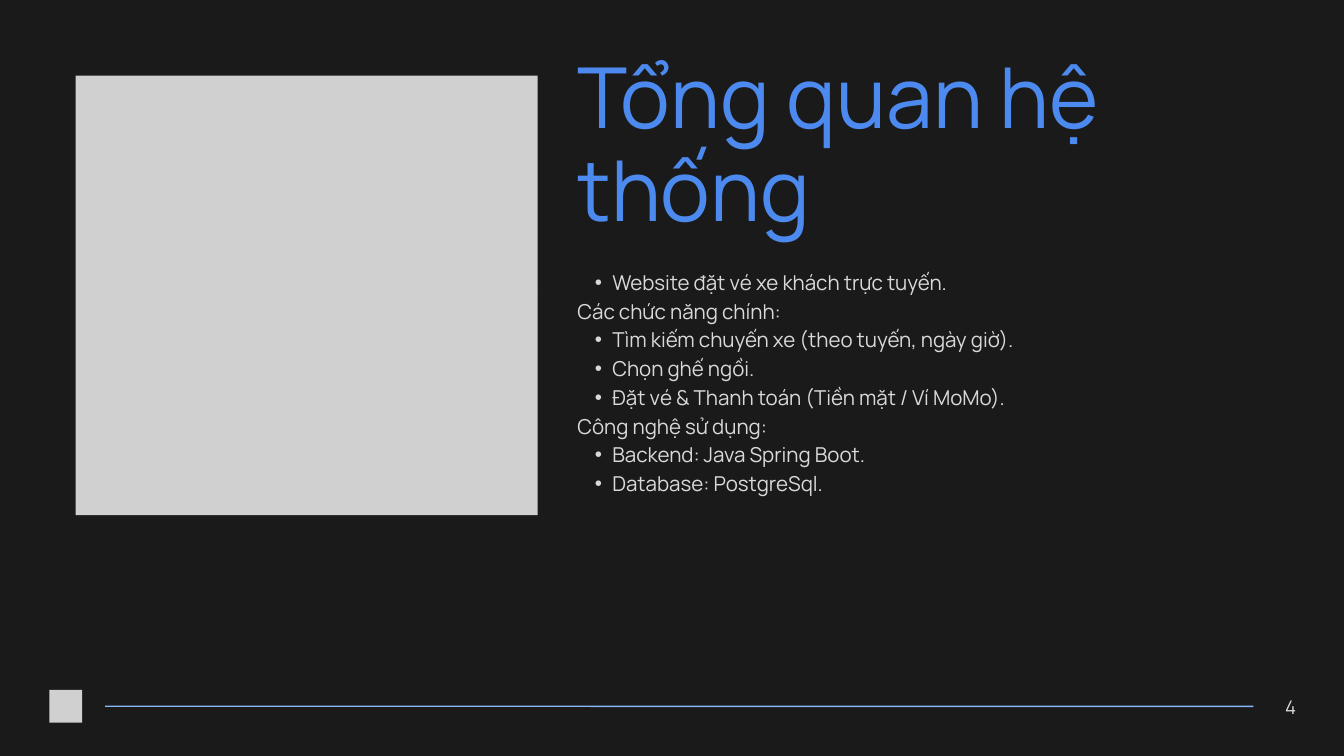
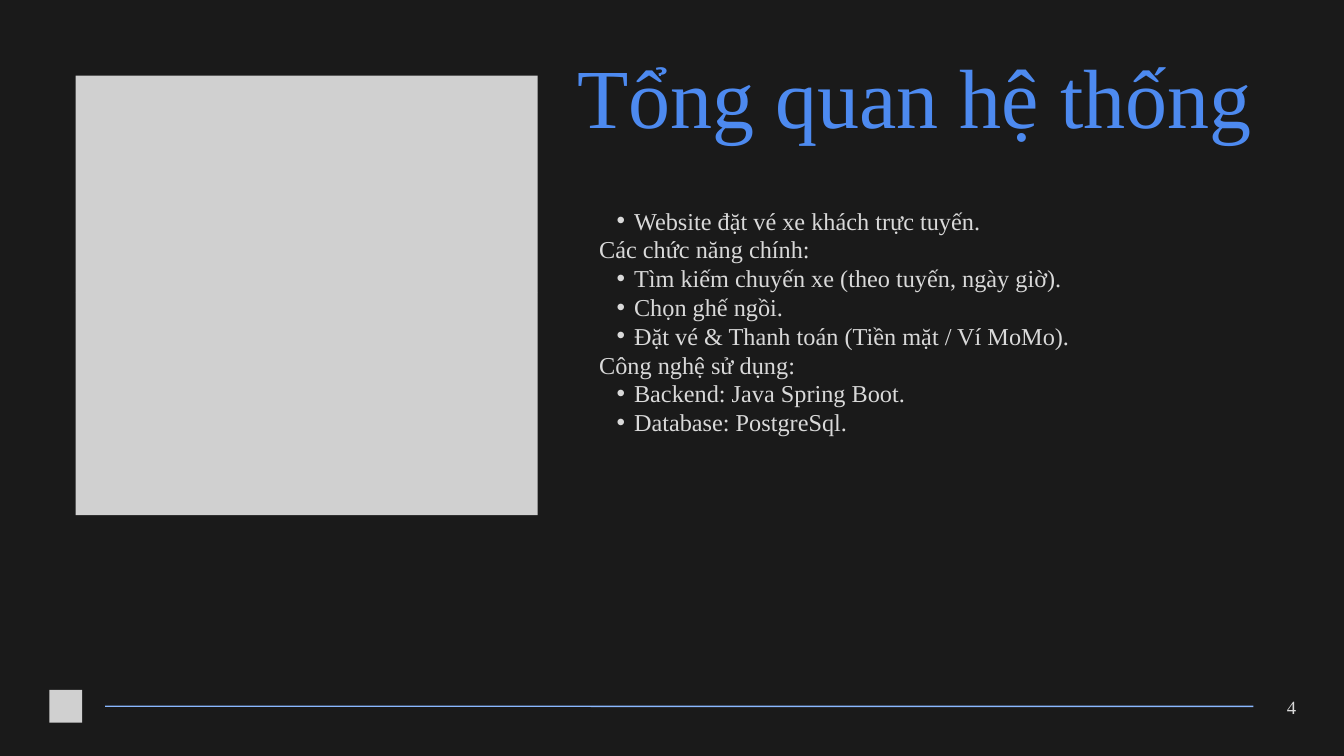
Before and after one commit to khanh208/QLDat_Ve, a slide deck: slide 4 of Bao-cao-KTPM/Bài thuyết trình - Kiểm Thử Phần Mềm (1).pptx. Drawn at 1344x756 pixels with LibreOffice and Linux fonts; fonts in the diff are those of the drawing; grey boxes stand for pictures. Boxes give left, top, right and bottom in pixels: in the first picture for what was removed or moved away, otherwise in the second. Text is boxed around its words. In the diff, an @@ line names an element or a change of style, - is before the commit and + after.

```diff
--- a/Bao-cao-KTPM/Bài thuyết trình - Kiểm Thử Phần Mềm (1).pptx
+++ b/Bao-cao-KTPM/Bài thuyết trình - Kiểm Thử Phần Mềm (1).pptx
@@ text "Tổng quan hệ thống" at [577,67,1251,144]: font Manrope to Times New Roman @@
@@ text "Website đặt vé xe khách ...": place and size @@
-text "Website đặt vé xe khách ..." at [577,272,1013,496]
+text "Website đặt vé xe khách ..." at [599,212,1069,437]
@@ text "Website đặt vé xe khách ..." at [599,212,1069,437]: size 22 to 26 pt, font Manrope to Times New Roman @@
@@ text "4" at [1287,701,1296,714]: font Manrope to Times New Roman @@
```
Also in this commit, not shown: 8 other slides changed, 2 slides added, 9 other files.
